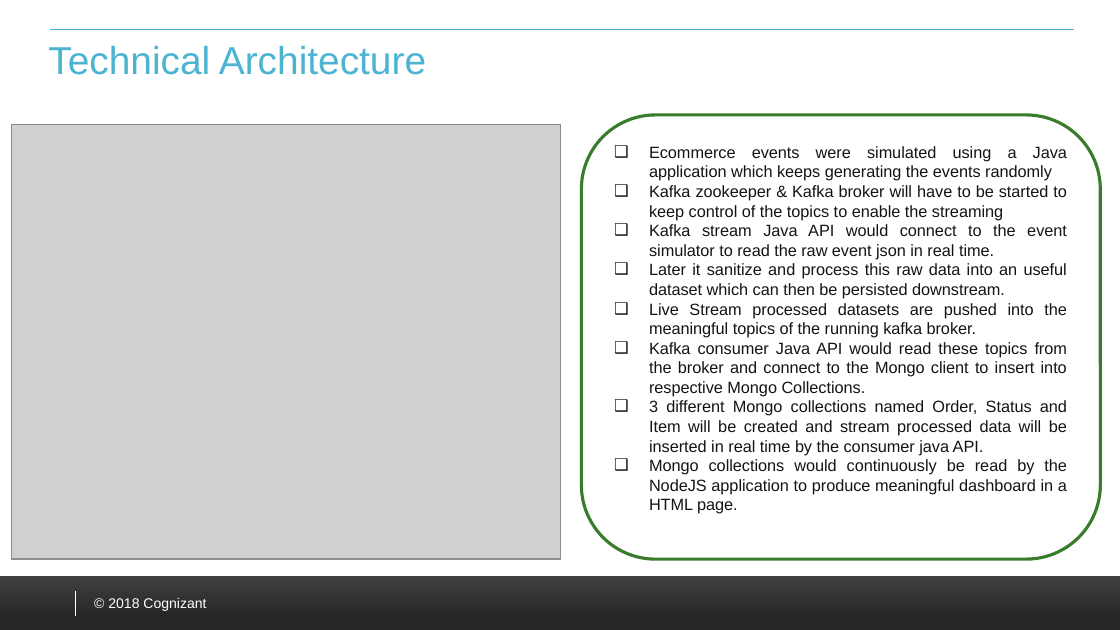
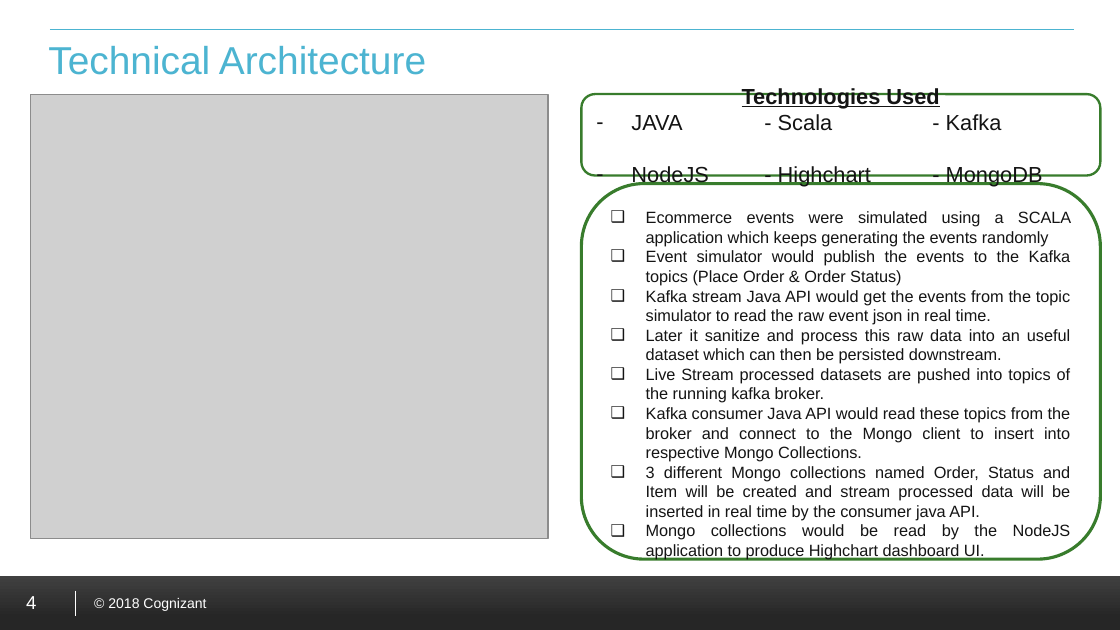
Before and after one commit to RAI-POC/EcommRAI, a slide deck: slide 4 of RAI_Ecomm.pptx. Drawn at 1120x630 pixels with LibreOffice and Linux fonts; fonts in the diff are those of the drawing; grey boxes stand for pictures; background and template pictures are left out. Boxes give left, top, right and bottom in pixels: in the first picture for what was removed or moved away, otherwise in the second. Text is boxed around its words. In the diff, an @@ line names an element or a change of style, - is before the commit and + after.

```diff
--- a/RAI_Ecomm.pptx
+++ b/RAI_Ecomm.pptx
@@ picture: place and size @@
-picture at box(12, 124, 561, 559)
+picture at box(30, 94, 548, 539)
@@ rounded rectangle added at box(581, 94, 1100, 176), outline #387C2C 1.5 pt, 14 pt, text #141414 @@
+Technologies Used
+– JAVA - Scala - Kafka
+– NodeJS - Highchart - MongoDB
@@ rounded rectangle "Ecommerce events were simulated using ...": place and size @@
-rounded rectangle "Ecommerce events were simulated using ..." at box(581, 115, 1100, 560)
+rounded rectangle "Ecommerce events were simulated using ..." at box(581, 184, 1100, 559)
@@ text in rounded rectangle at box(646, 211, 1071, 325): text changed @@
-❑ Ecommerce events were simulated using a Java application which keeps generating the events randomly
-❑ Kafka zookeeper & Kafka broker will have to be started to keep control of the topics to enable the streaming
-❑ Kafka stream Java API would connect to the event simulator to read the raw event json in real time.
+❑ Ecommerce events were simulated using a SCALA application which keeps generating the events randomly
+❑ Event simulator would publish the events to the Kafka topics (Place Order & Order Status)
+❑ Kafka stream Java API would get the events from the topic simulator to read the raw event json in real time.
@@ text in rounded rectangle at box(646, 368, 1071, 403): text changed @@
-❑ Live Stream processed datasets are pushed into the meaningful topics of the running kafka broker.
+❑ Live Stream processed datasets are pushed into topics of the running kafka broker.
@@ text in rounded rectangle at box(646, 524, 1071, 560): text changed @@
-❑ Mongo collections would continuously be read by the NodeJS application to produce meaningful dashboard in a HTML page.
+❑ Mongo collections would be read by the NodeJS application to produce Highchart dashboard UI.
@@ page number added at box(26, 596, 36, 609), 12 pt, text #FFFFFF @@
+4
```
Also in this commit, not shown: 5 other slides changed.
